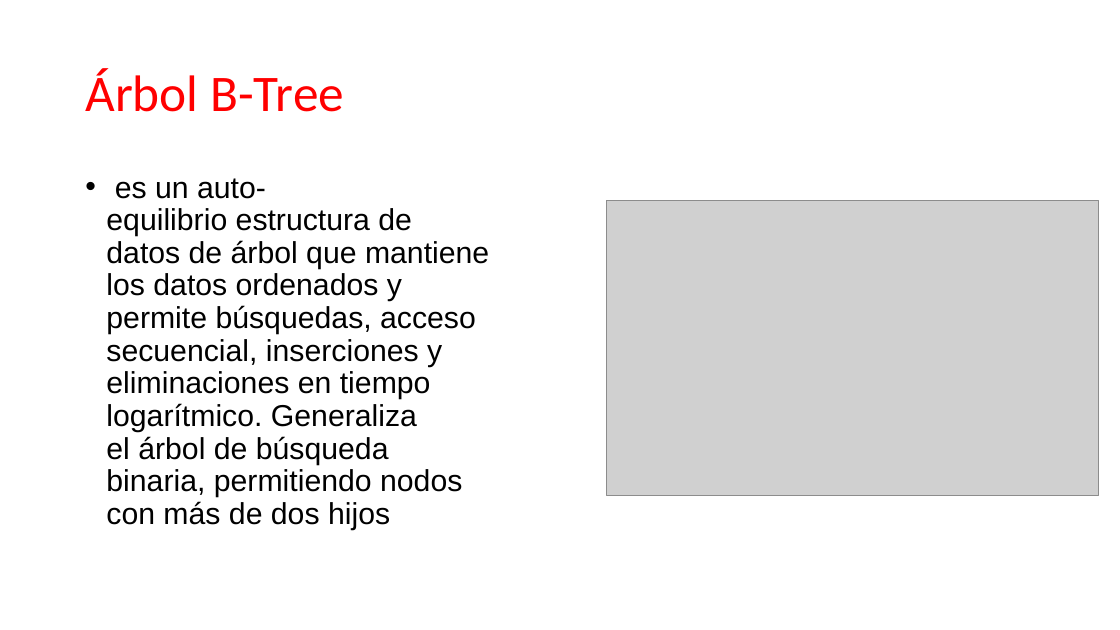
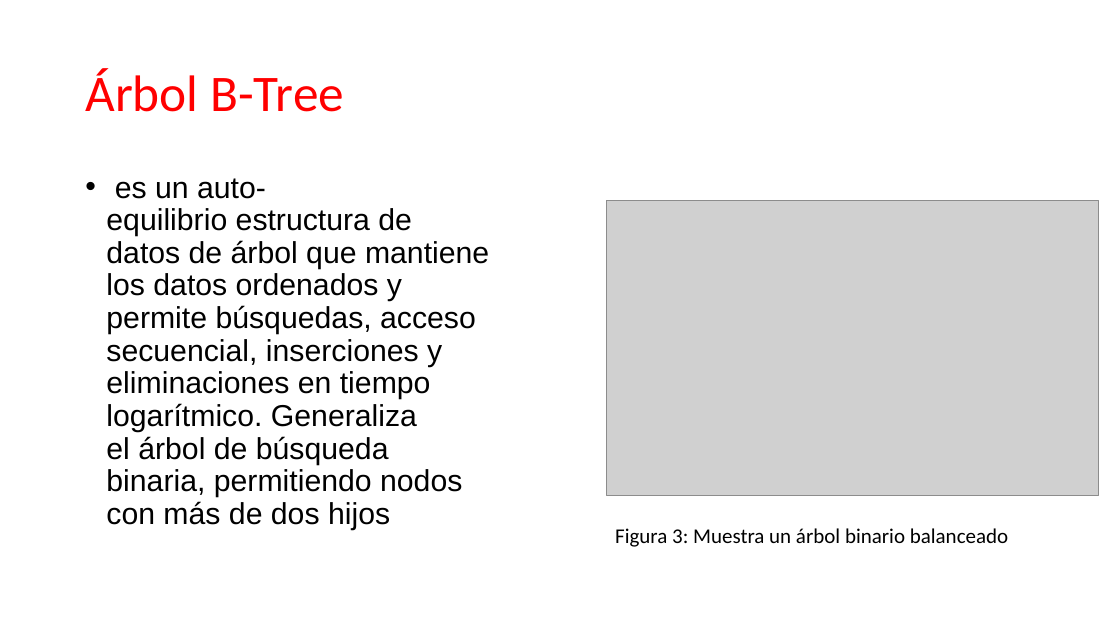
Before and after one commit to julissah/EDA-M, a slide deck: slide 4 of EDA-M2/Presentacion/Arboles_Grupo3.pptx. Drawn at 1120x630 pixels with LibreOffice and Linux fonts; fonts in the diff are those of the drawing; grey boxes stand for pictures. Boxes give left, top, right and bottom in pixels: in the first picture for what was removed or moved away, otherwise in the second. Text is boxed around its words. In the diff, an @@ line names an element or a change of style, - is before the commit and + after.

```diff
--- a/EDA-M2/Presentacion/Arboles_Grupo3.pptx
+++ b/EDA-M2/Presentacion/Arboles_Grupo3.pptx
@@ text added at <box>615,528,1008,547</box>, 18 pt, text #000000 @@
+Figura 3: Muestra un árbol binario balanceado
```
Also in this commit, not shown: 4 other slides changed.
